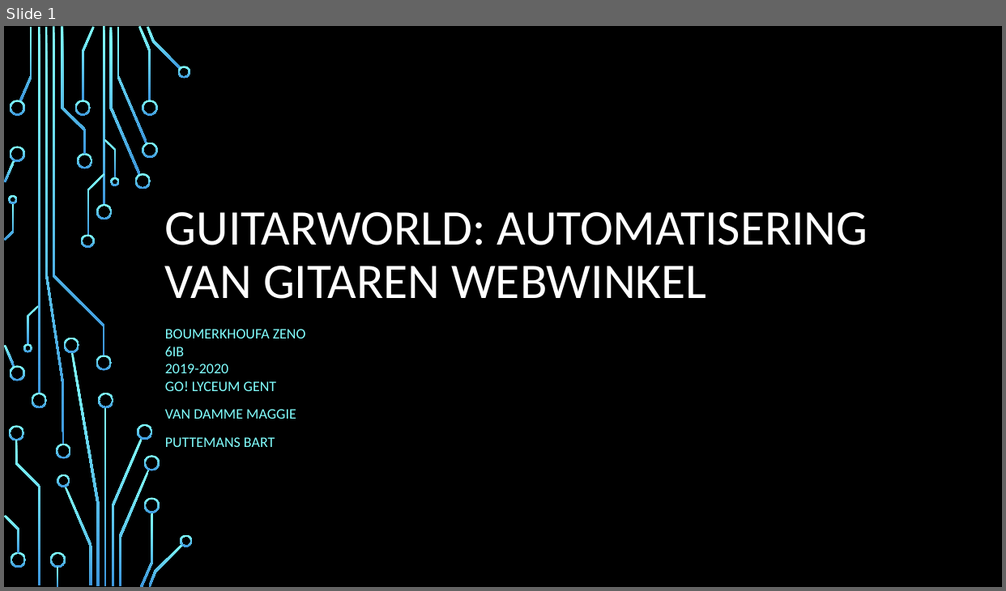
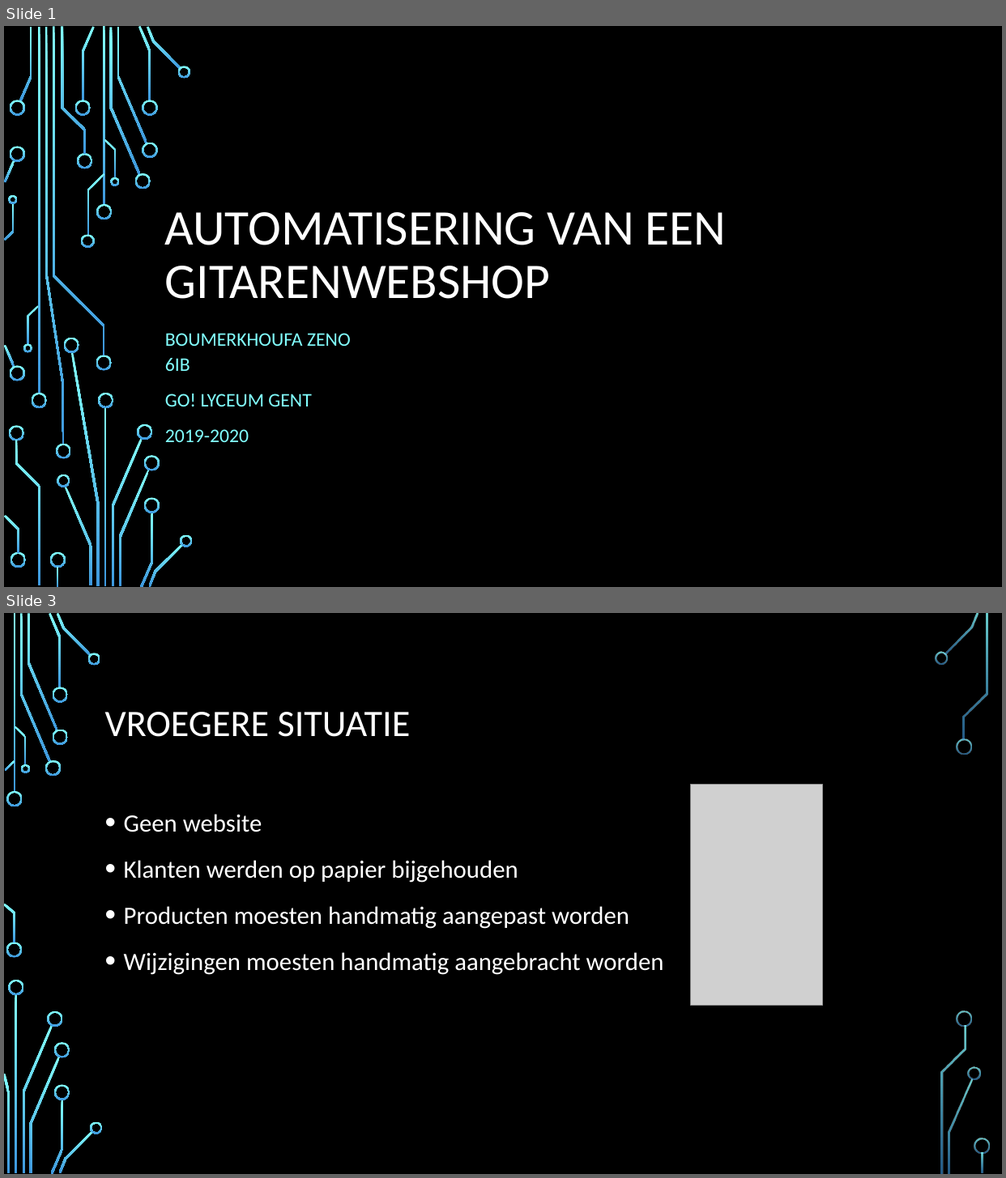
Before and after one commit to ZenoBoumerkhoufa/GuitarWorld, a slide deck: GIP/documents/Guitarworld.pptx. Shown one above the other, each under a label of ours: slide 1 before the commit, slides 1 and 3 after it; the slides between them are not shown. The pictures are 1006x591 and 1006x1178 pixels, drawn with LibreOffice and Linux fonts; fonts in the diff are those of the drawing; grey boxes stand for pictures; background and template pictures are left out. Boxes give left, top, right and bottom in pixels: in the first picture for what was removed or moved away, otherwise in the second. Text is boxed around its words. In the diff, an @@ line names an element or a change of style, - is before the commit and + after.

```diff
--- a/GIP/documents/Guitarworld.pptx
+++ b/GIP/documents/Guitarworld.pptx
@@ slide 3 added at (4, 613, 1002, 1174), background picture (left out) @@
@@ title added at (105, 712, 411, 737), 36 pt, text #FFFFFF @@
+VROEGERE SITUATIE
@@ picture added at (691, 785, 823, 1005) @@
@@ text added at (124, 814, 664, 975), 24 pt, text #FFFFFF @@
+• Geen website
+• Klanten werden op papier bijgehouden
+• Producten moesten handmatig aangepast worden
+• Wijzigingen moesten handmatig aangebracht worden
@@ group added at (4, 613, 990, 1174): 33 freeform shapes, 3 rectangles @@
@@ slide 1 changed as well @@
@@ title at (165, 212, 727, 299): text changed @@
-GUITARWORLD: AUTOMATISERING VAN GITAREN WEBWINKEL
+AUTOMATISERING VAN EEN GITARENWEBSHOP
@@ subtitle at (165, 333, 351, 442): text changed; size 14 to 18.5 pt @@
-BOUMERKHOUFA ZENO
-6IB
-2019-2020
-GO! LYCEUM GENT
-VAN DAMME MAGGIE
-PUTTEMANS BART
+BOUMERKHOUFA ZENO
+6IB
+GO! LYCEUM GENT
+2019-2020
```
Also in this commit, not shown: 3 other slides changed, 6 other slides added, 5 slides removed, 19 other files.
